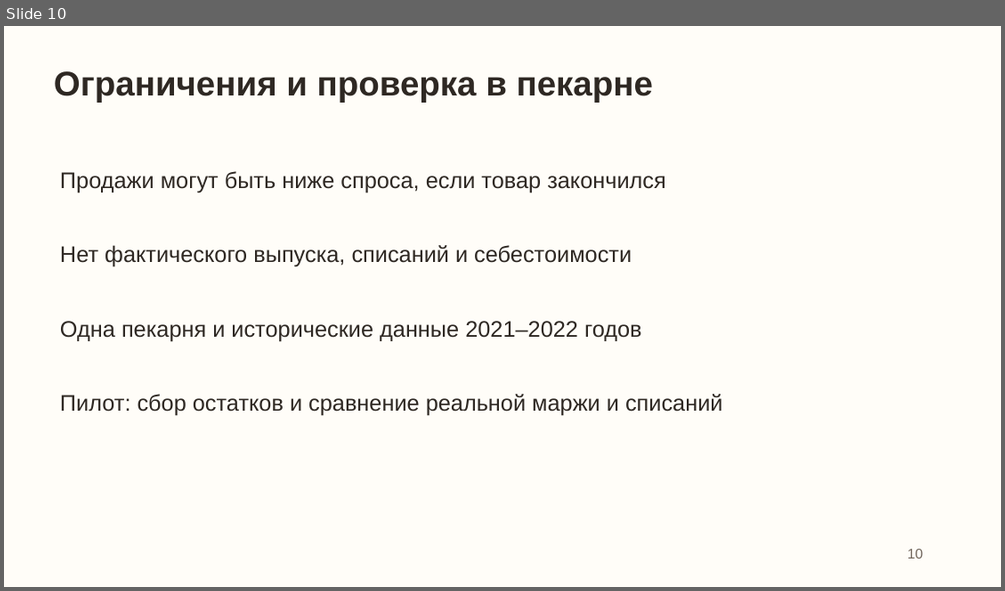
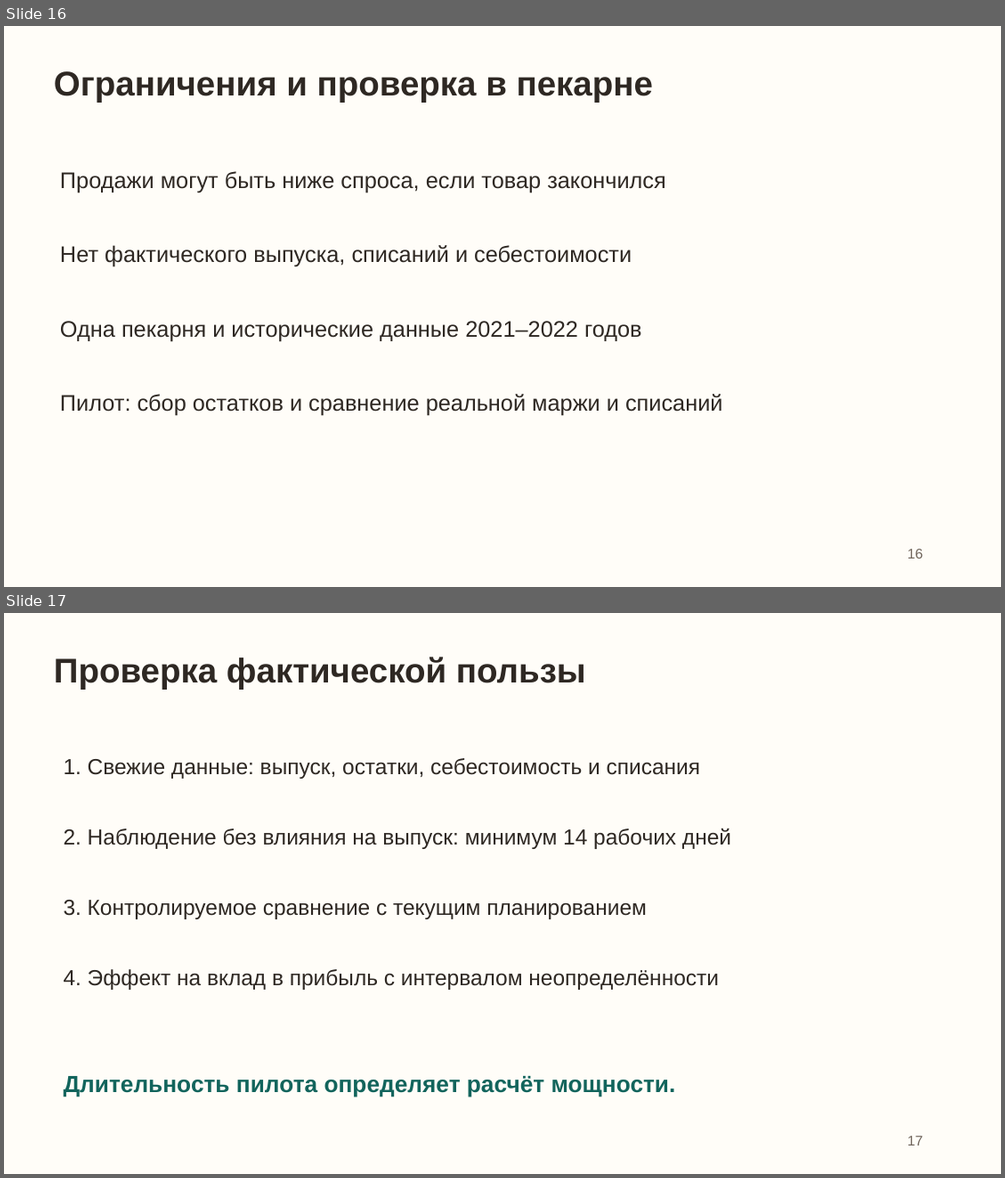
Before and after one commit to geoink/Ymnaia_Pekarna, a slide deck: docs/presentation.pptx. Shown one above the other, each under a label of ours: slide 10 before the commit, slides 16 and 17 after it. The pictures are 1005x591 and 1005x1178 pixels, drawn with LibreOffice and Linux fonts; fonts in the diff are those of the drawing. Boxes give left, top, right and bottom in pixels: in the first picture for what was removed or moved away, otherwise in the second. Text is boxed around its words. In the diff, an @@ line names an element or a change of style, - is before the commit and + after.

```diff
--- a/docs/presentation.pptx
+++ b/docs/presentation.pptx
@@ slide 17 added at box(4, 613, 1001, 1174), background #FFFDF8 @@
@@ text added at box(54, 657, 586, 690), 33 pt, text #2E2823, bold @@
+Проверка фактической пользы
@@ text added at box(64, 758, 700, 779), 21 pt, text #2E2823 @@
+1. Свежие данные: выпуск, остатки, себестоимость и списания
@@ text added at box(64, 827, 731, 849), 21 pt, text #2E2823 @@
+2. Наблюдение без влияния на выпуск: минимум 14 рабочих дней
@@ text added at box(64, 900, 647, 919), 21 pt, text #2E2823 @@
+3. Контролируемое сравнение с текущим планированием
@@ text added at box(64, 969, 719, 989), 21 pt, text #2E2823 @@
+4. Эффект на вклад в прибыль с интервалом неопределённости
@@ text added at box(64, 1075, 676, 1096), 22.5 pt, text #12645C, bold @@
+Длительность пилота определяет расчёт мощности.
@@ text added at box(907, 1135, 922, 1145), 13.5 pt, text #6F645B @@
+17
@@ what was slide 10 is now slide 16 @@
@@ slide 16 changed as well @@
@@ text at box(907, 548, 922, 558): text changed @@
-10
+16
```
Also in this commit, not shown: 9 other slides changed, 8 other slides added, 16 other files.
